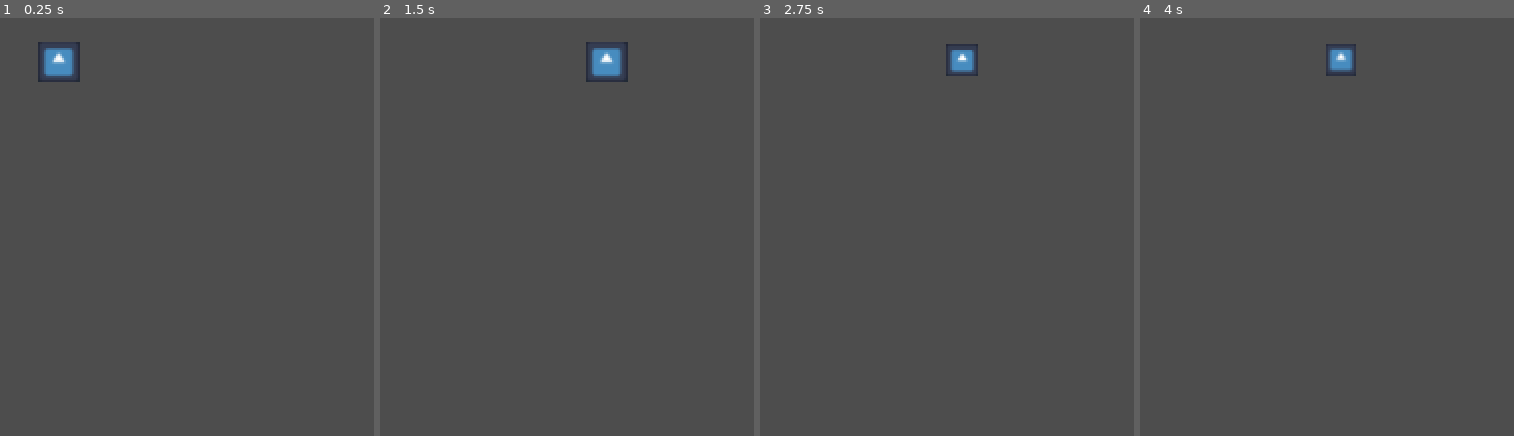
Above: before the commit, frames 1-4 (left to right).
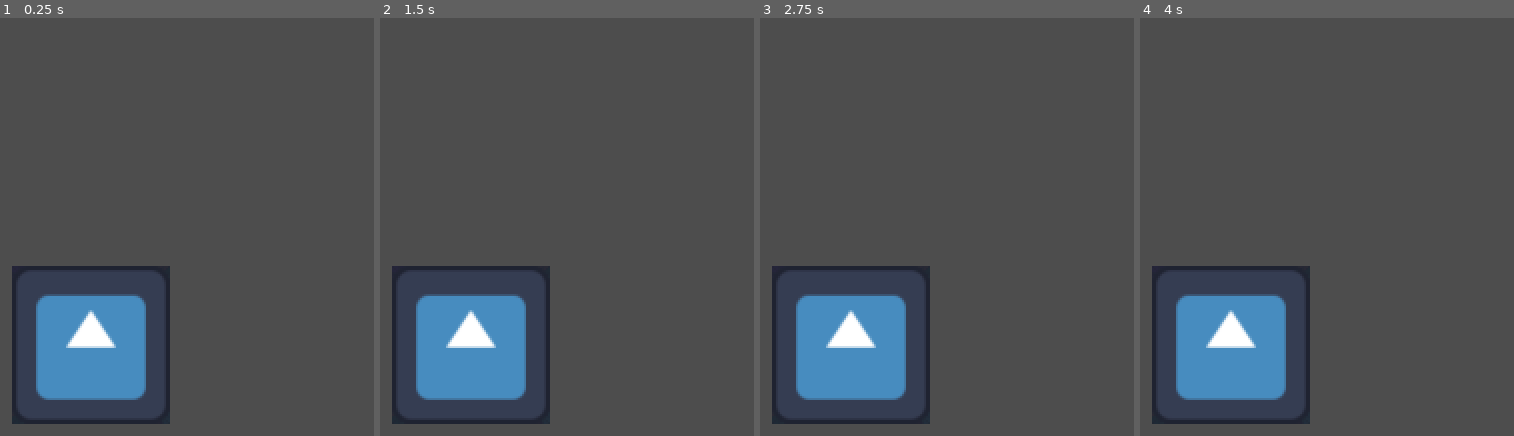
Above: after the commit, the same moments.

Repository: OsakiTsukiko/bones
Game: Godot game, scene res://src/player/player.tscn
The game is run twice, just before and just after one commit, with the same random seed, the same clock (stepped at 60 frames per second) and the same inputs. The project has no main scene, so this scene is started directly. The engine's default icon, where the game draws it, is replaced by a stand-in: a white triangle on a blue panel in a dark square.
Inputs:
- Up to frame 1 (0.25 s): no input
- Up to frame 2 (1.5 s): tap Enter at 0.5 s; hold A (press_a) 0.53-1.28 s; tap D (press_d) at 1.35 s
- Up to frame 3 (2.75 s): tap Space (press_space) at 2 s; hold S (press_s) from 2.03 s (still down)
- Up to frame 4 (4 s): tap Enter at 2.75 s; release S (press_s) at 2.78 s; tap Shift (press_shift) at 2.85 s; tap Space (press_space) at 3.5 s; hold Space (press_space) from 3.53 s (still down)

The runs differ from the first frame. In frame 1, 11% of the frame differs, in the area x 3-46%, y 5-98%; in frame 2, 11%; in frame 3, 10%; in frame 4, 10%.

Commit message:
change some stuff

Diff:
--- a/src/player/Camera3D.gd
+++ b/src/player/player.gd
@@ -1,9 +1,7 @@
-extends Camera3D
+extends CharacterBody3D
 
 
 const SPEED = 0.1  # Adjust the speed as needed
-
-var velocity = Vector3()
 
 func _physics_process(delta):
 	# Movement
@@ -23,5 +21,8 @@
 
 	# Normalize direction to ensure consistent speed regardless of direction
 	direction = direction.normalized()
+	velocity = direction * SPEED;
 
-	global_translate(direction * SPEED);
+	move_and_slide();
+
+	print(position)
--- a/src/player/player.tscn
+++ b/src/player/player.tscn
@@ -1,7 +1,7 @@
 [gd_scene load_steps=6 format=3 uid="uid://ct7rww0ebf14s"]
 
 [ext_resource type="Texture2D" uid="uid://cqo533kjgy1v1" path="res://icon.svg" id="1_wf8cs"]
-[ext_resource type="Script" path="res://src/player/Camera3D.gd" id="2_65niv"]
+[ext_resource type="Script" path="res://src/player/player.gd" id="2_65niv"]
 
 [sub_resource type="CylinderShape3D" id="CylinderShape3D_2f213"]
 
@@ -15,6 +15,7 @@
 material = SubResource("StandardMaterial3D_6dvd5")
 
 [node name="Player" type="CharacterBody3D"]
+script = ExtResource("2_65niv")
 
 [node name="CollisionShape3D" type="CollisionShape3D" parent="."]
 shape = SubResource("CylinderShape3D_2f213")
@@ -23,6 +24,5 @@
 mesh = SubResource("QuadMesh_sii4r")
 
 [node name="Camera3D" type="Camera3D" parent="."]
-transform = Transform3D(1, 0, 0, 0, 0.926364, 0.376628, 0, -0.376628, 0.926364, 1.37416, 1.36753, 14.8729)
-current = true
-script = ExtResource("2_65niv")
+transform = Transform3D(1, 0, 0, 0, 0.983322, 0.181875, 0, -0.181875, 0.983322, 0.151396, 1.36753, 3.72062)
+fov = 71.8806
